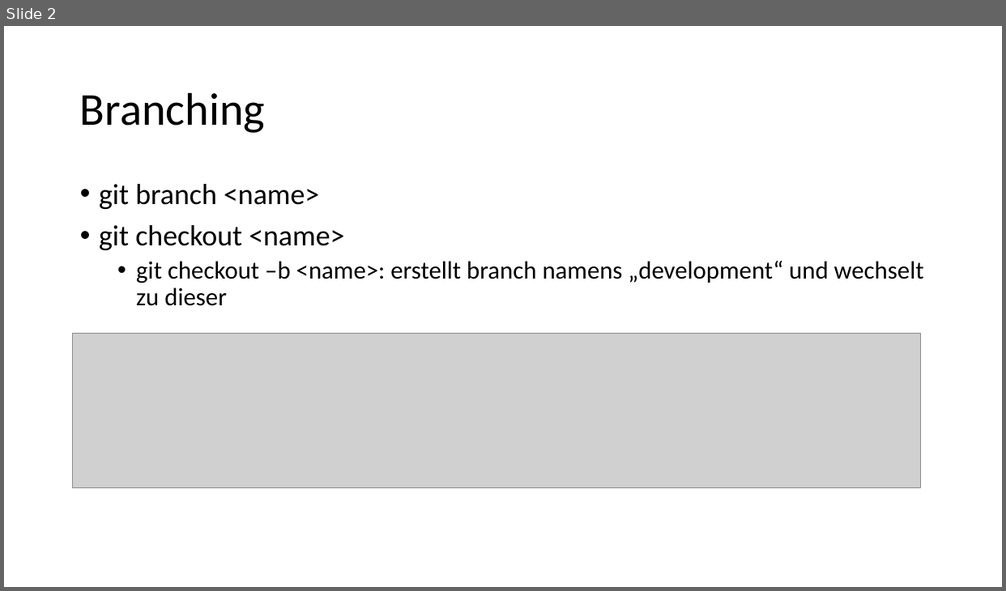
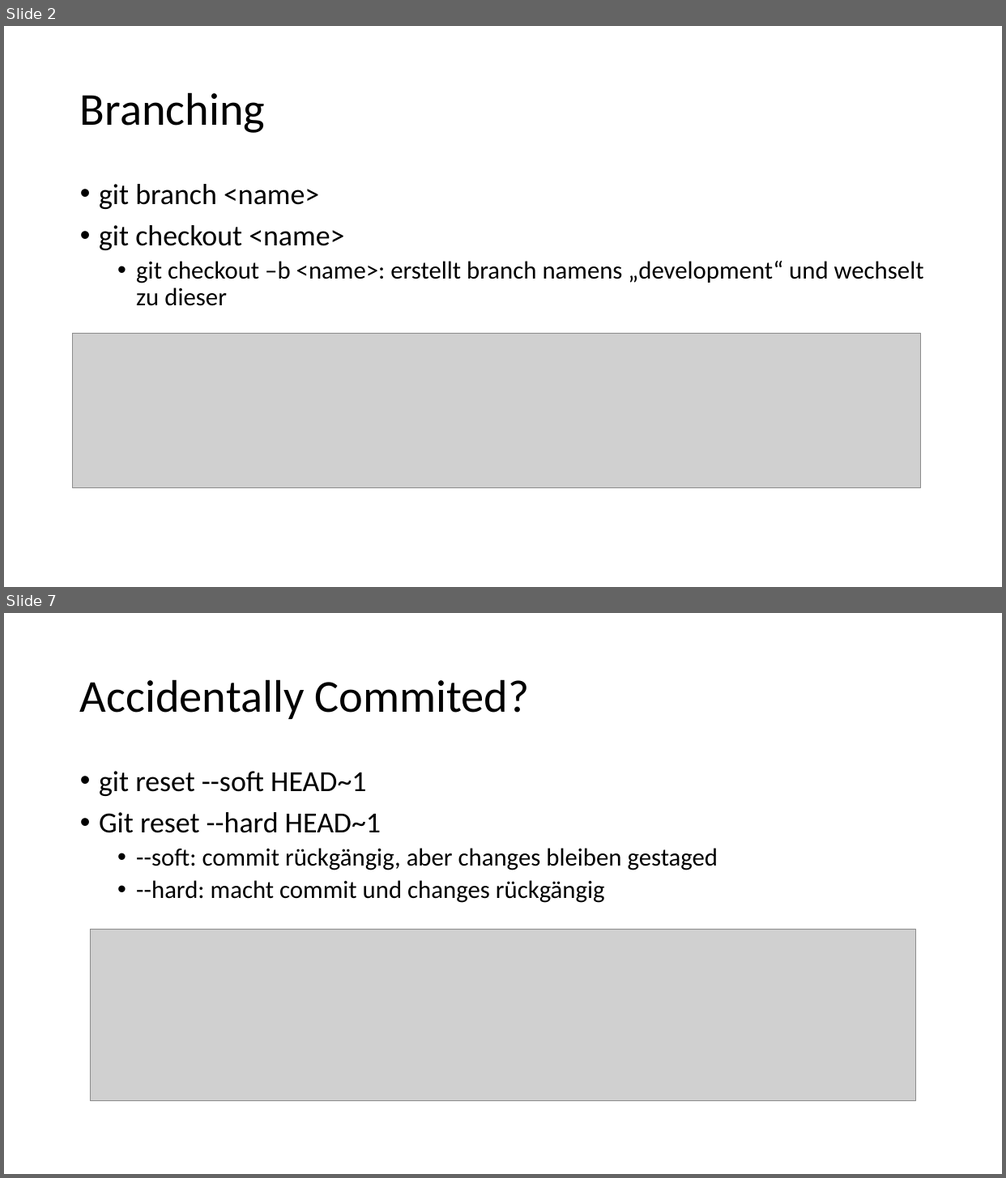
Before and after one commit to if23b066/FHTW, a slide deck: 2. Semester/Konfigurationsmanagement/exercise2/exercise2 config.pptx. Shown one above the other, each under a label of ours: slide 2 before the commit, slides 2 and 7 after it; the slides between them are not shown. The pictures are 1006x591 and 1006x1178 pixels, drawn with LibreOffice and Linux fonts; fonts in the diff are those of the drawing; grey boxes stand for pictures. Boxes give left, top, right and bottom in pixels: in the first picture for what was removed or moved away, otherwise in the second. Text is boxed around its words. In the diff, an @@ line names an element or a change of style, - is before the commit and + after.

```diff
--- a/2. Semester/Konfigurationsmanagement/exercise2/exercise2 config.pptx
+++ b/2. Semester/Konfigurationsmanagement/exercise2/exercise2 config.pptx
@@ slide 7 added at (x1=4, y1=613, x2=1002, y2=1174), background #FFFFFF @@
@@ title added at (x1=80, y1=679, x2=529, y2=719), 44 pt, text #000000 @@
+Accidentally Commited?
@@ text added at (x1=99, y1=771, x2=718, y2=903), 24 pt, text #000000 @@
+• git reset --soft HEAD~1
+• Git reset --hard HEAD~1
+  • --soft: commit rückgängig, aber changes bleiben gestaged
+  • --hard: macht commit und changes rückgängig
@@ picture added at (x1=90, y1=930, x2=916, y2=1101) @@
```
Also in this commit, not shown: 1 slide changed, 10 other slides added.
